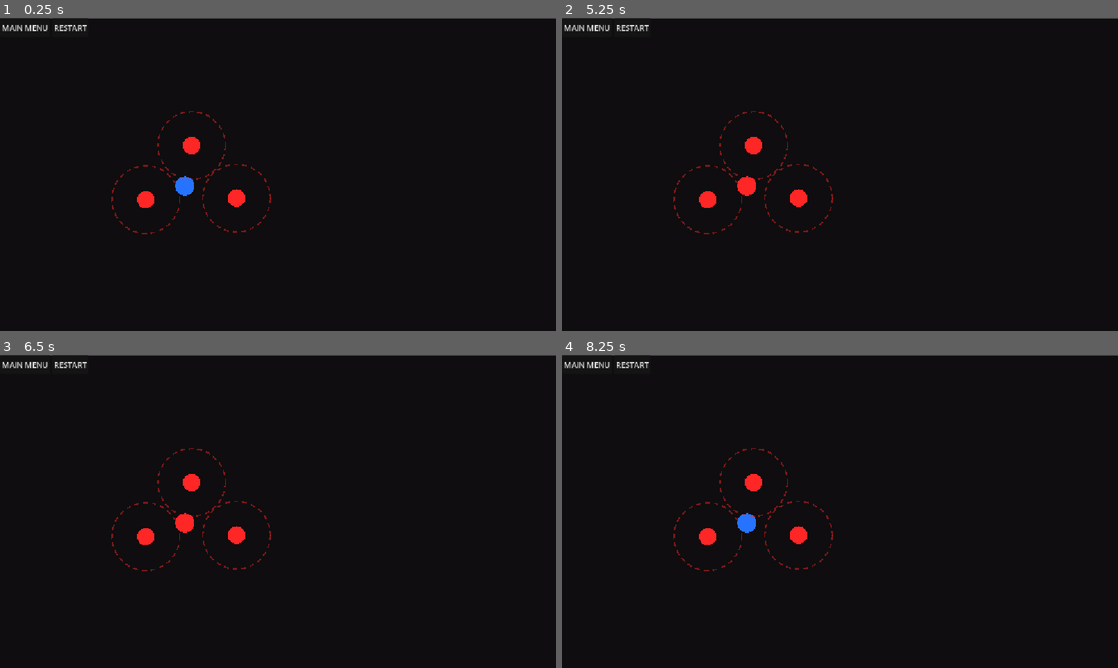
Above: before the commit, frames 1-4 (two rows, left to right).
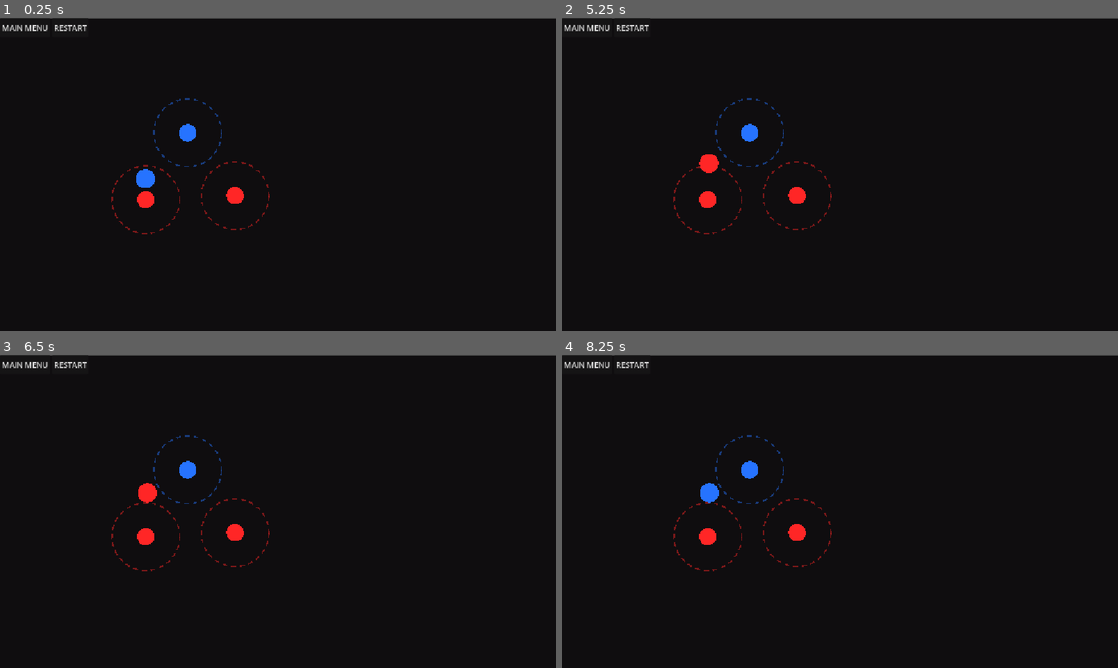
Above: after the commit, the same moments.

Repository: e-neuf/summer-summit-game-jam
Game: Godot game, scene res://levels/Level0.tscn
The game is run twice, just before and just after one commit, with the same random seed, the same clock (stepped at 60 frames per second) and the same inputs. The engine's default icon, where the game draws it, is replaced by a stand-in: a white triangle on a blue panel in a dark square.
Inputs (mouse positions are in pixels of both pictures, inside the frame that each line leads up to):
- Up to frame 1 (0.25 s): no input
- Up to frame 2 (5.25 s): click "RESTART" at 0.5 s; click "RESTART" at 1.25 s; click "RESTART" at 2 s; click "MAIN MENU" at 2.75 s; click "PLAY" at 3.5 s; tap Enter at 4.25 s; move the mouse to (701, 196) at 4.27 s; press the mouse at (701, 196) at 4.28 s; hold Right (move_right) from 4.28 s (still down); tap W (jump) at 4.52 s; tap Space (flip_polarity) at 5, 5.1 s; move the mouse to (745, 143) at 5.02 s; release the mouse at (745, 143) at 5.03 s
- Up to frame 3 (6.5 s): tap W (jump) at 5.27 s; click (183, 480) at 5.3 s; tap Enter at 5.75 s; move the mouse to (227, 533) at 5.77 s; release Right (move_right) at 5.78 s; press the mouse at (227, 533) at 5.78 s; hold Left (move_left) from 5.78 s (still down)
- Up to frame 4 (8.25 s): tap Space (flip_polarity) at 6.5, 7.35, 8 s; move the mouse to (812, 574) at 6.52 s; release Left (move_left) at 6.53 s; release the mouse at (812, 574) at 6.53 s; hold Right (move_right) 6.53-8.03 s; click (812, 574) at 6.6 s; tap W (jump) at 6.77, 7.52 s; tap Enter at 7.25 s; move the mouse to (1006, 558) at 7.27 s; press the mouse at (1006, 558) at 7.28 s; move the mouse to (673, 464) at 8.02 s; release the mouse at (673, 464) at 8.03 s; hold Left (move_left) from 8.03 s (still down); click (673, 464) at 8.1 s

The runs differ from the first frame. In frame 1, 1.0% of the frame differs, in the area x 24-49%, y 25-69%; in frame 2, 1.0%; in frame 3, 1.0%; in frame 4, 1.0%.
Error after the commit: Invalid access to property or key 'name' on a base object of type 'previously freed'. (res://scripts/main_character.gd:88)

Commit message:
attraction somewhat working??
It is slow, but once it starts, it it never stops

Diff:
--- a/levels/Level0.tscn
+++ b/levels/Level0.tscn
@@ -32,7 +32,7 @@
 polarity = -1
 
 [node name="Main Character" parent="." index="3" unique_id=273780980 instance=ExtResource("4_fli3c")]
-position = Vector2(383, 348)
+position = Vector2(301, 333)
 
 [node name="Floor" type="StaticBody2D" parent="." index="4" unique_id=336076818]
 position = Vector2(0, 450)
@@ -41,11 +41,10 @@
 shape = SubResource("RectangleShape2D_4uic7")
 
 [node name="Magentic Poles3" parent="." index="5" unique_id=1459443249 instance=ExtResource("3_3d6os")]
-position = Vector2(397, 264)
-polarity = -1
+position = Vector2(389, 238)
 
 [node name="Magentic Poles" parent="." index="6" unique_id=1551102258 instance=ExtResource("3_3d6os")]
-position = Vector2(490, 373)
+position = Vector2(487, 368)
 polarity = -1
 
 [connection signal="input_event" from="Magentic Poles" to="Magentic Poles" method="_on_input_event"]
--- a/levels/Level1.tscn
+++ b/levels/Level1.tscn
@@ -28,10 +28,9 @@
 
 [node name="Magentic Poles2" parent="." unique_id=955959510 instance=ExtResource("2_2j4y6")]
 position = Vector2(302, 376)
-polarity = -1
 
 [node name="Main Character" parent="." unique_id=273780980 instance=ExtResource("3_ohbkr")]
-position = Vector2(383, 348)
+position = Vector2(355, 364)
 
 [node name="Floor" type="StaticBody2D" parent="." unique_id=29915134]
 position = Vector2(0, 450)
@@ -41,10 +40,8 @@
 
 [node name="Magentic Poles3" parent="." unique_id=875573576 instance=ExtResource("2_2j4y6")]
 position = Vector2(397, 264)
-polarity = -1
 
 [node name="Magentic Poles" parent="." unique_id=1547105525 instance=ExtResource("2_2j4y6")]
 position = Vector2(490, 373)
-polarity = -1
 
 [connection signal="input_event" from="Magentic Poles" to="Magentic Poles" method="_on_input_event"]
--- a/scripts/magentic_poles.gd
+++ b/scripts/magentic_poles.gd
@@ -56,16 +56,15 @@
 		body.kill_attract_mag(self);
 
 
+func check_atrractiveness()-> bool:
+	for m in Global.MC_attract_magnets_in_range:
+		if m==self:
+			return true
 
+	return false
 
 func _on_mouse_entered() -> void:
-	var in_list=false;
-	for m in Global.MC_attract_magnets_in_range:
-		if m==self:
-			in_list=true;
-			pass
-	if in_list:
-		pass # add glow function, i lowkey dont know how to make glow effect
+	var in_list=check_atrractiveness() # add glow function, i lowkey dont know how to make glow effect
 	##see if self is in the global list
 	##if is, glow?? and set a variable to attractable.
 	## will need a mouse clicked.
@@ -80,3 +79,7 @@
 func _on_self_clicked(viewport: Node, event: InputEvent, shape_idx: int):
 	if event.is_action_pressed("mouse_click"):
 		print("help"+ self.name)
+		if(check_atrractiveness() ==true):
+			print("I am attractive")
+			if Global.Main_character.has_method("attraction"):
+				Global.Main_character.attraction(self);
--- a/scripts/main_character.gd
+++ b/scripts/main_character.gd
@@ -33,6 +33,7 @@
 	return POSITIVE_COLOR if polarity > 0 else NEGATIVE_COLOR
 
 func _ready() -> void:
+	Global.Main_character=self
 	_update_visual()
 
 func _draw() -> void:
@@ -42,6 +43,14 @@
 	$Label.text = "+" if polarity > 0 else "−"
 	$Label.modulate = _get_color()
 	queue_redraw()
+
+func attraction(m)-> void:
+	var target = m.global_position + Vector2(HOMING_LEAD, 0)
+	var to_target = target - global_position
+	var dist = max(to_target.length(), 1.0)
+	var target_vel = (to_target / dist) * HOMING_SPEED
+	velocity = velocity.lerp(target_vel, HOMING_RESPONSE)
+	move_and_slide()
 
 func _physics_process(delta: float) -> void:
 	if flip_cooldown > 0.0:
@@ -62,6 +71,7 @@
 			continue
 		else:
 			var interaction= 0
+			#print(mag.name)
 			interaction= -(mag.polarity * polarity)
 			print(mag.polarity)
 			print(polarity)
@@ -74,6 +84,8 @@
 				#program a stop condition
 			else:
 				add_attract_mag(mag)
+				for m in attract_mag_in_range:
+					print(m.name)
 
 	#when the player clicks on the attract,you can get them to run the attract function, which is what manjari coded.
 
